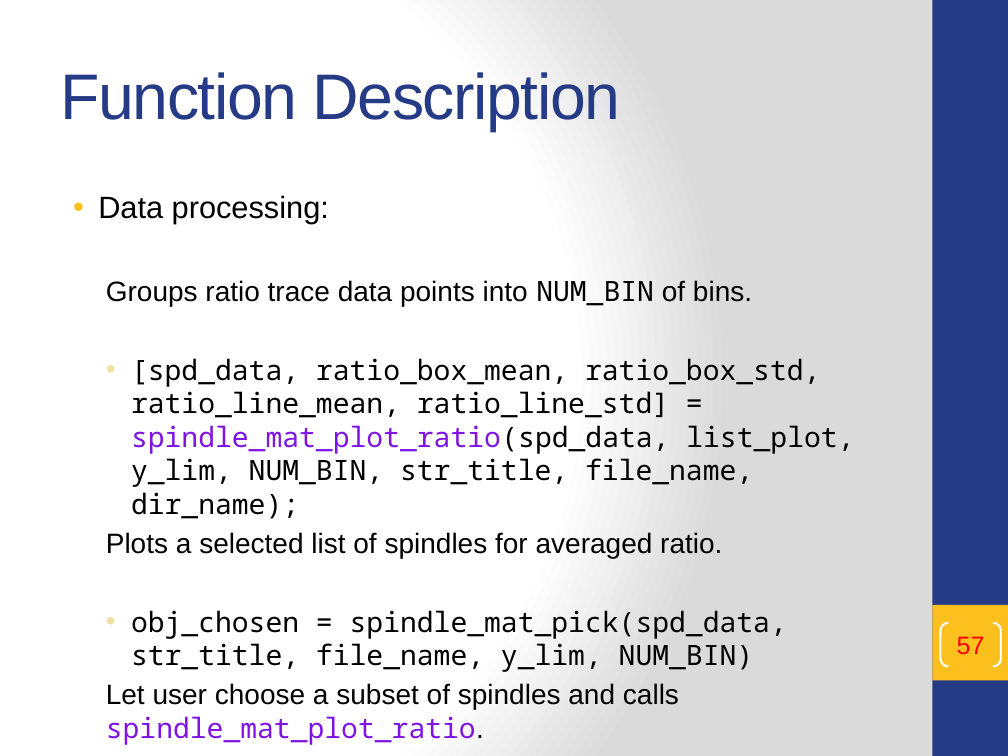
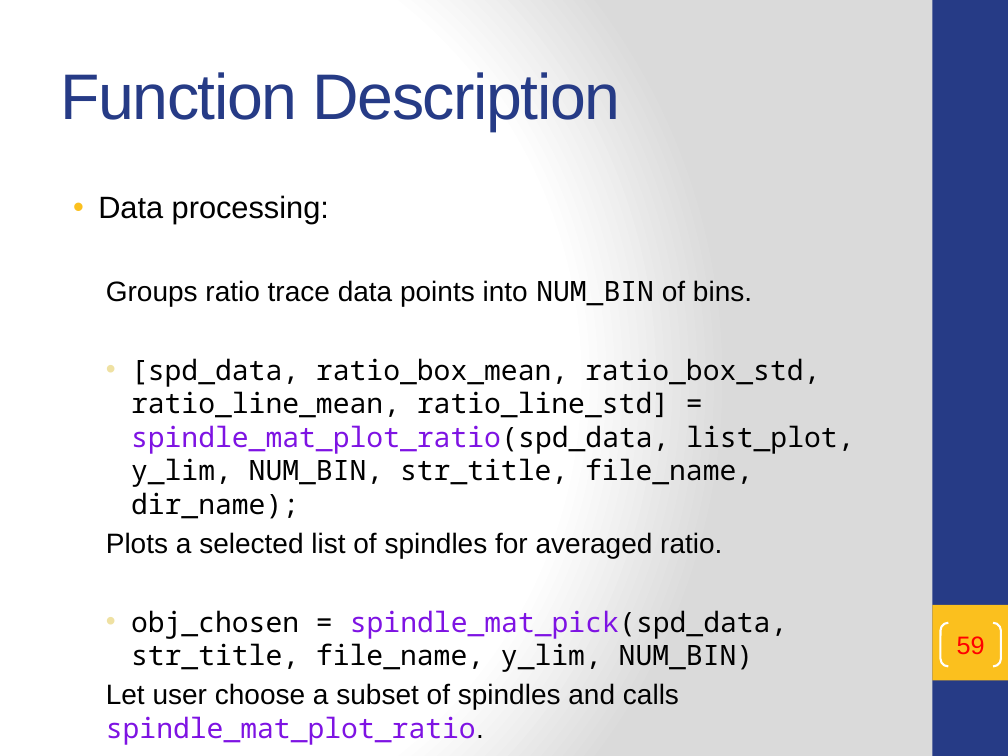
Before and after one commit to t47io/SpindleUtil, a slide deck: slide 59 of Scripts/SpindleQuantify/README.pptx (slide 57 before the commit). Drawn at 1008x756 pixels with LibreOffice and Linux fonts; fonts in the diff are those of the drawing. Boxes give left, top, right and bottom in pixels: in the first picture for what was removed or moved away, otherwise in the second. Text is boxed around its words. In the diff, an @@ line names an element or a change of style, - is before the commit and + after.

```diff
--- a/Scripts/SpindleQuantify/README.pptx
+++ b/Scripts/SpindleQuantify/README.pptx
@@ text at [131, 610, 787, 672]: text colour #000000 to #7E13E3 in "spindle_mat_pick(spd_data," @@
@@ page number at [957, 636, 985, 655]: text changed @@
-57
+59
```
Also in this commit, not shown: 3 other slides changed, 2 slides added, 3 other files.
